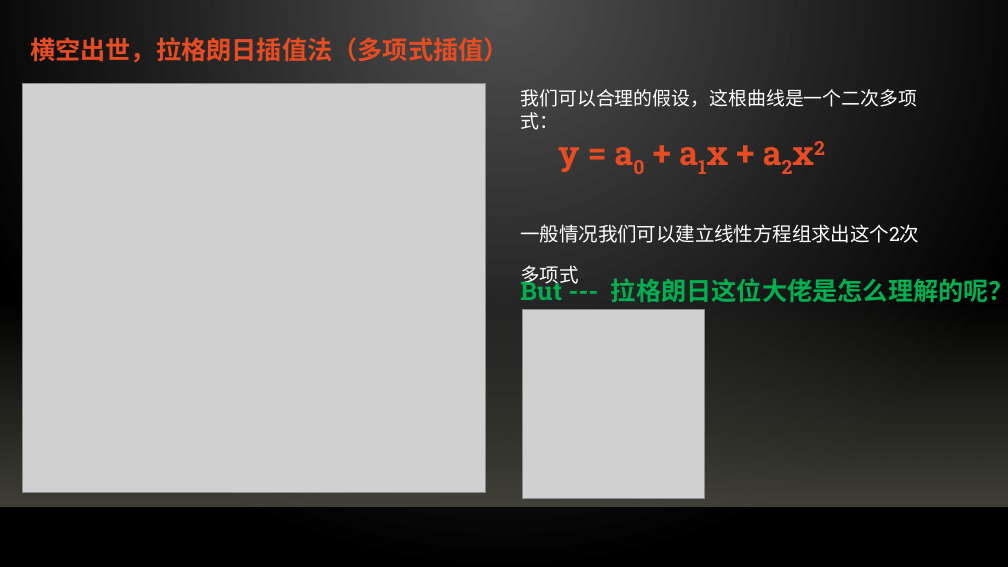
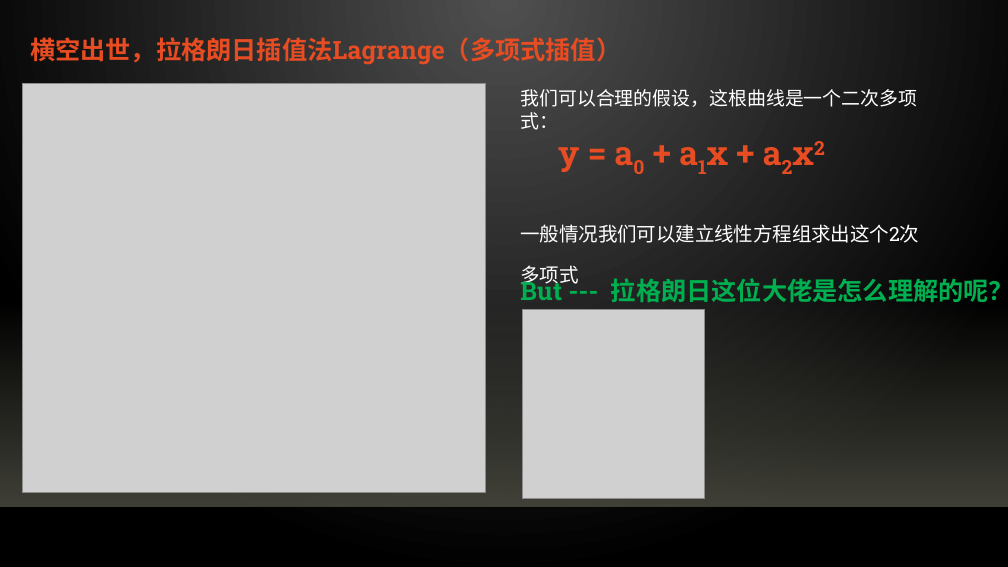
Before and after one commit to qinflying/pyinterpolation, a slide deck: slide 6 of docs/数据插值与拟合.pptx. Drawn at 1008x567 pixels with LibreOffice and Linux fonts; fonts in the diff are those of the drawing; grey boxes stand for pictures; background and template pictures are left out. Boxes give left, top, right and bottom in pixels: in the first picture for what was removed or moved away, otherwise in the second. Text is boxed around its words. In the diff, an @@ line names an element or a change of style, - is before the commit and + after.

```diff
--- a/docs/数据插值与拟合.pptx
+++ b/docs/数据插值与拟合.pptx
@@ text at bbox=[30, 33, 621, 66]: text changed @@
-横空出世，拉格朗日插值法（多项式插值）
+横空出世，拉格朗日插值法Lagrange（多项式插值）
```
Also in this commit, not shown: 2 other slides changed, 4 slides added, 7 other files.
